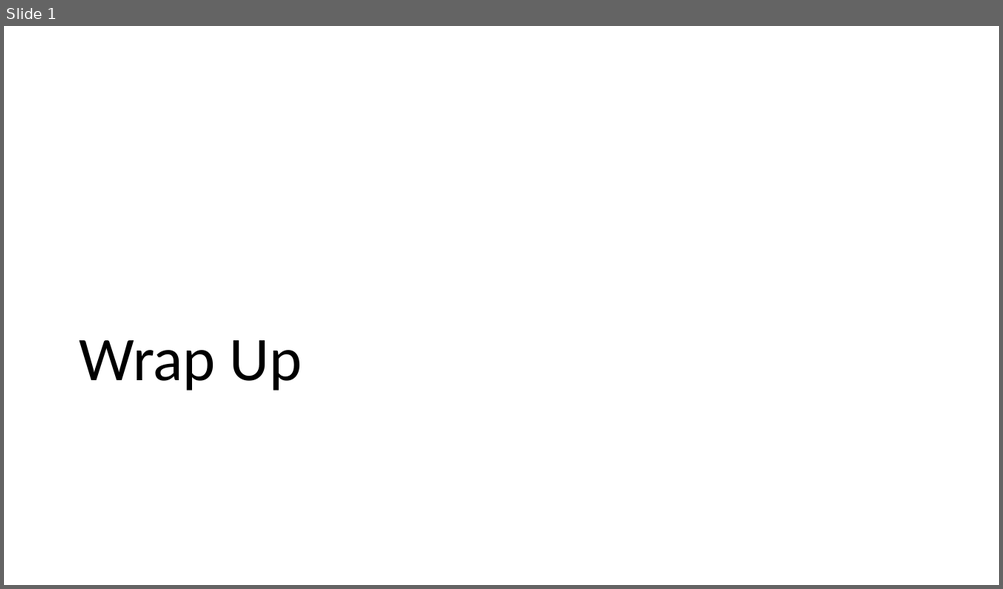
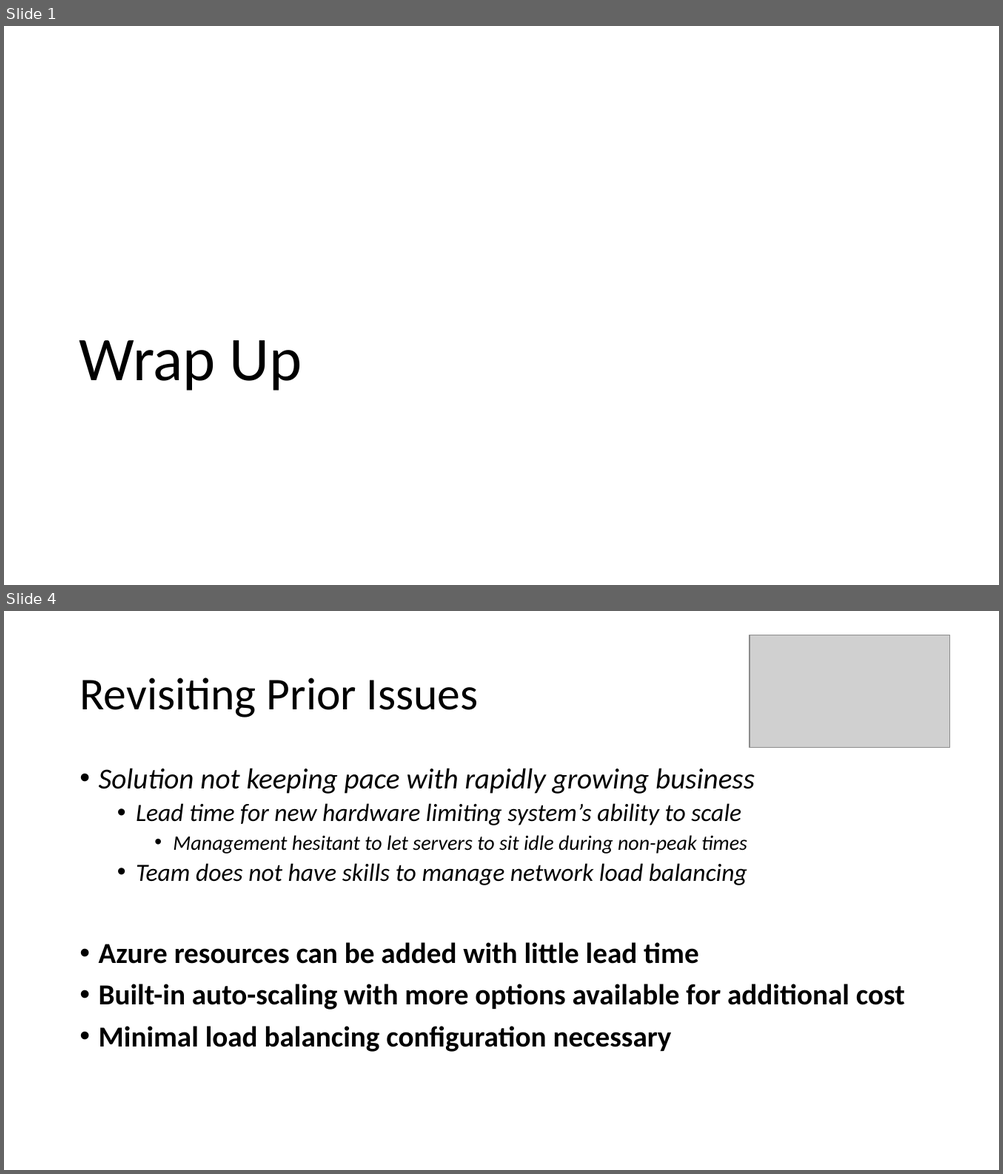
Before and after one commit to scottctr/EdaWorkshop, a slide deck: BusinessLogic/Docs/EdaWorkshop_WrapUp.pptx. Shown one above the other, each under a label of ours: slide 1 before the commit, slides 1 and 4 after it; the slides between them are not shown. The pictures are 1003x589 and 1003x1174 pixels, drawn with LibreOffice and Linux fonts; fonts in the diff are those of the drawing; grey boxes stand for pictures. Boxes give left, top, right and bottom in pixels: in the first picture for what was removed or moved away, otherwise in the second. Text is boxed around its words. In the diff, an @@ line names an element or a change of style, - is before the commit and + after.

```diff
--- a/BusinessLogic/Docs/EdaWorkshop_WrapUp.pptx
+++ b/BusinessLogic/Docs/EdaWorkshop_WrapUp.pptx
@@ slide 4 added at (x1=4, y1=611, x2=999, y2=1170), background #FFFFFF @@
@@ picture added at (x1=749, y1=635, x2=950, y2=748) @@
@@ title added at (x1=79, y1=678, x2=478, y2=718), 44 pt, text #000000 @@
+Revisiting Prior Issues
@@ text added at (x1=99, y1=768, x2=905, y2=1052), 28 pt, text #000000, italic @@
+• Solution not keeping pace with rapidly growing business
+  • Lead time for new hardware limiting system’s ability to scale
+    • Management hesitant to let servers to sit idle during non-peak times
+  • Team does not have skills to manage network load balancing
+• Azure resources can be added with little lead time
+• Built-in auto-scaling with more options available for additional cost
+• Minimal load balancing configuration necessary
```
Also in this commit, not shown: 3 slides changed, 4 other slides added, 1 slide removed.
